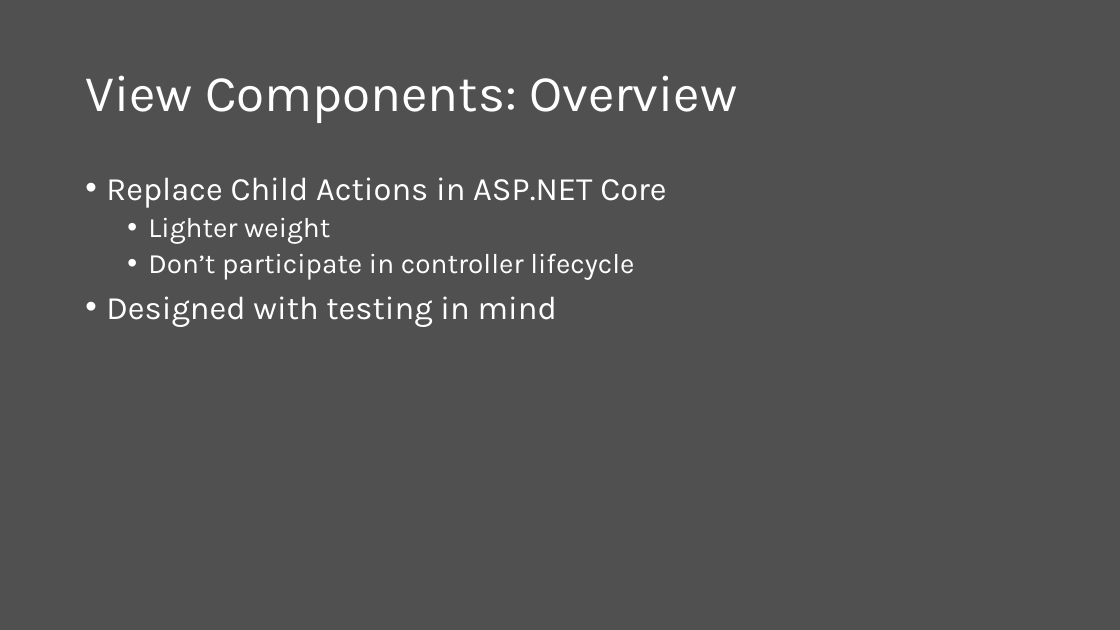
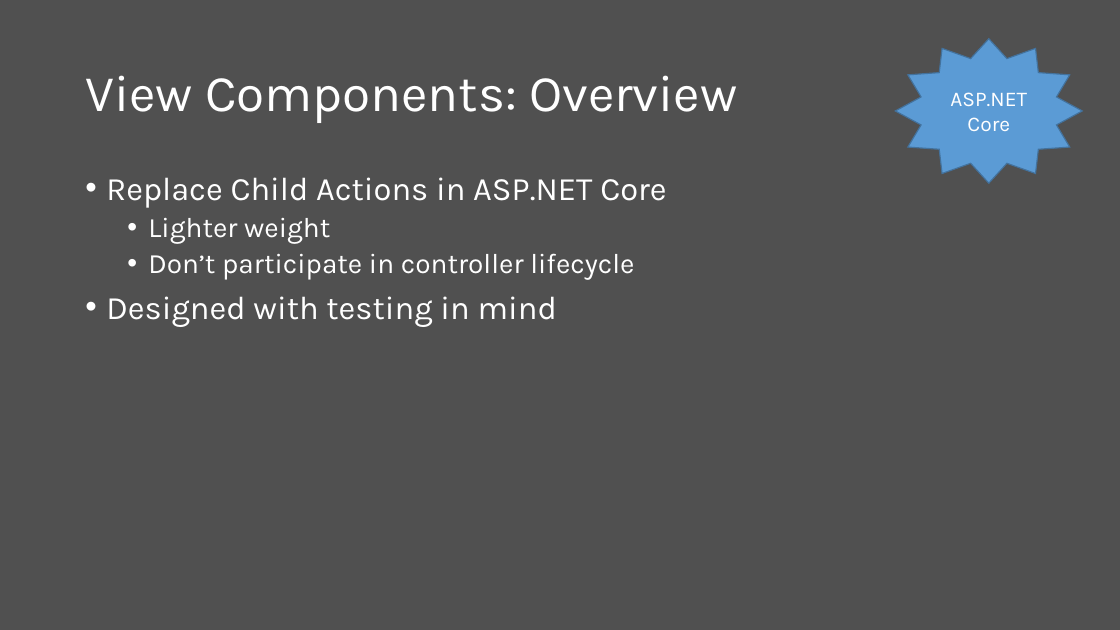
Before and after one commit to scottaddie/slide-decks, a slide deck: slide 15 of Building Reusable UI Components in ASP.NET Core MVC.pptx. Drawn at 1120x630 pixels with LibreOffice and Linux fonts; fonts in the diff are those of the drawing. Boxes give left, top, right and bottom in pixels: in the first picture for what was removed or moved away, otherwise in the second. Text is boxed around its words. In the diff, an @@ line names an element or a change of style, - is before the commit and + after.

```diff
--- a/Building Reusable UI Components in ASP.NET Core MVC.pptx
+++ b/Building Reusable UI Components in ASP.NET Core MVC.pptx
@@ star added at (896,39,1083,183), fill #5B9BD5, outline #43739E 1 pt, 18 pt, text #FFFFFF @@
+ASP.NET Core
```
Also in this commit, not shown: 3 other slides changed.
